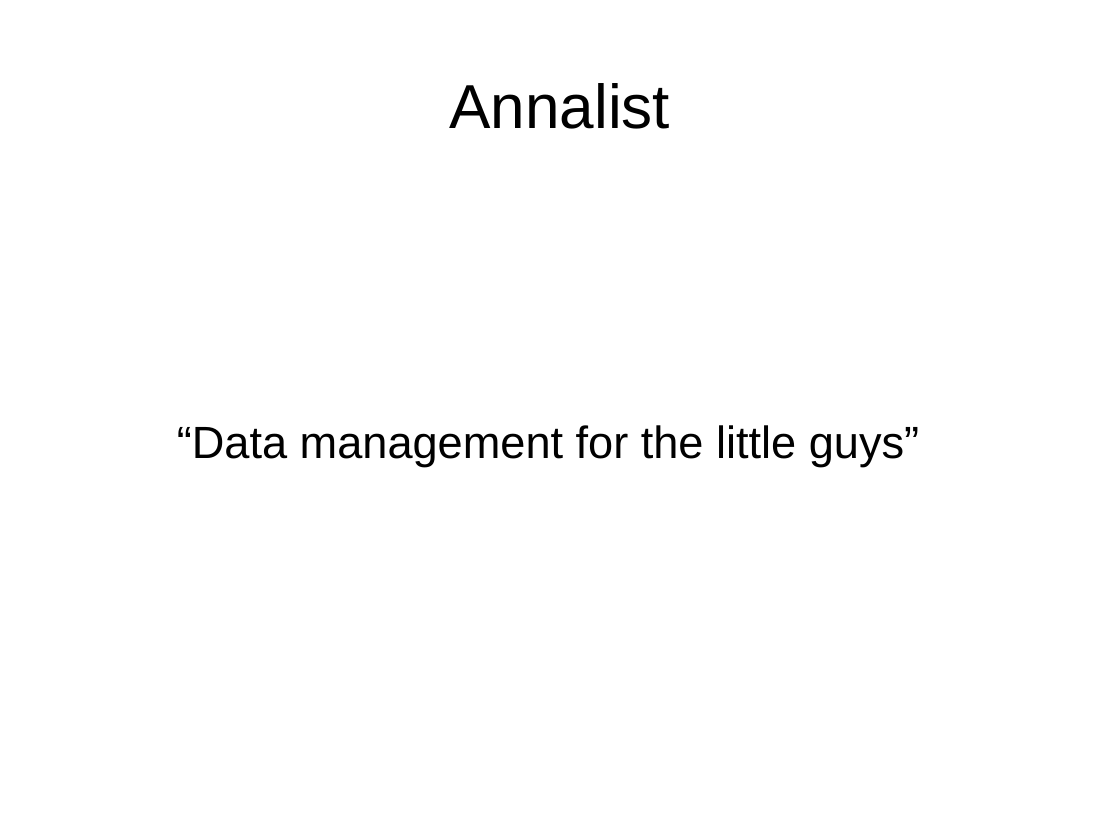
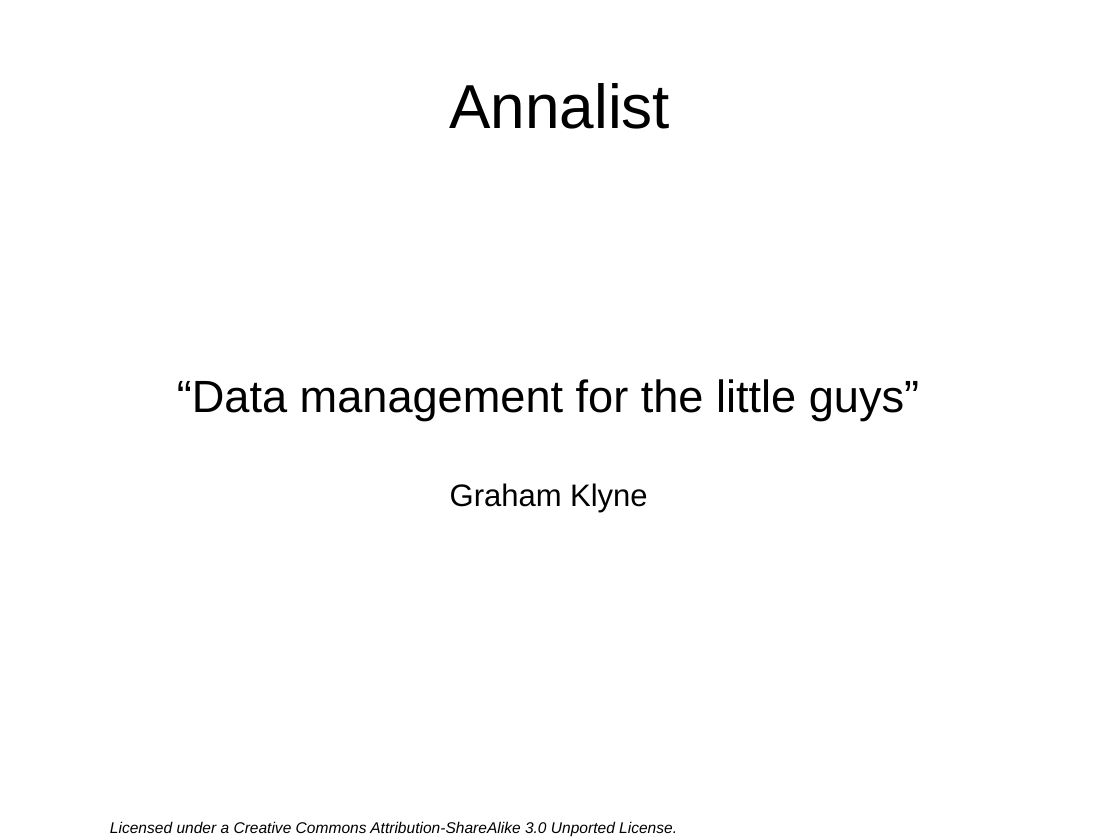
Before and after one commit to gklyne/annalist, a slide deck: slide 1 of presentations/annalist-pitch.odp. Drawn at 1120x840 pixels with LibreOffice and Linux fonts; fonts in the diff are those of the drawing; background and template pictures are left out. Boxes give left, top, right and bottom in pixels: in the first picture for what was removed or moved away, otherwise in the second. Text is boxed around its words. In the diff, an @@ line names an element or a change of style, - is before the commit and + after.

```diff
--- a/presentations/annalist-pitch.odp
+++ b/presentations/annalist-pitch.odp
@@ subtitle at (450,483,648,513): paragraph added @@
+Graham Klyne
@@ text added at (110,821,677,836), 11 pt, text #000000, italic @@
+Licensed under a Creative Commons Attribution-ShareAlike 3.0 Unported License.
```
Also in this commit, not shown: 17 other slides changed, 1 slide added, 1 slide removed.
